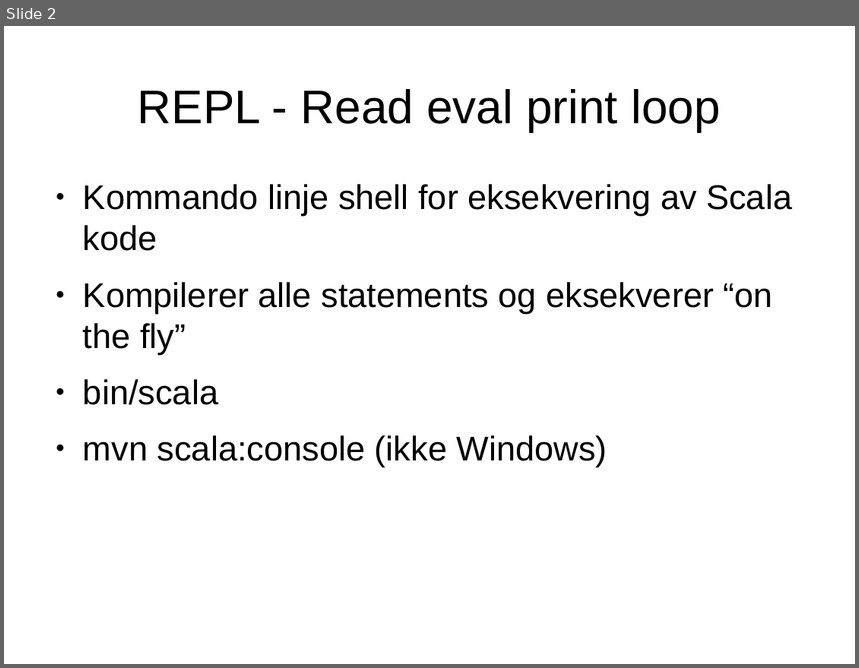
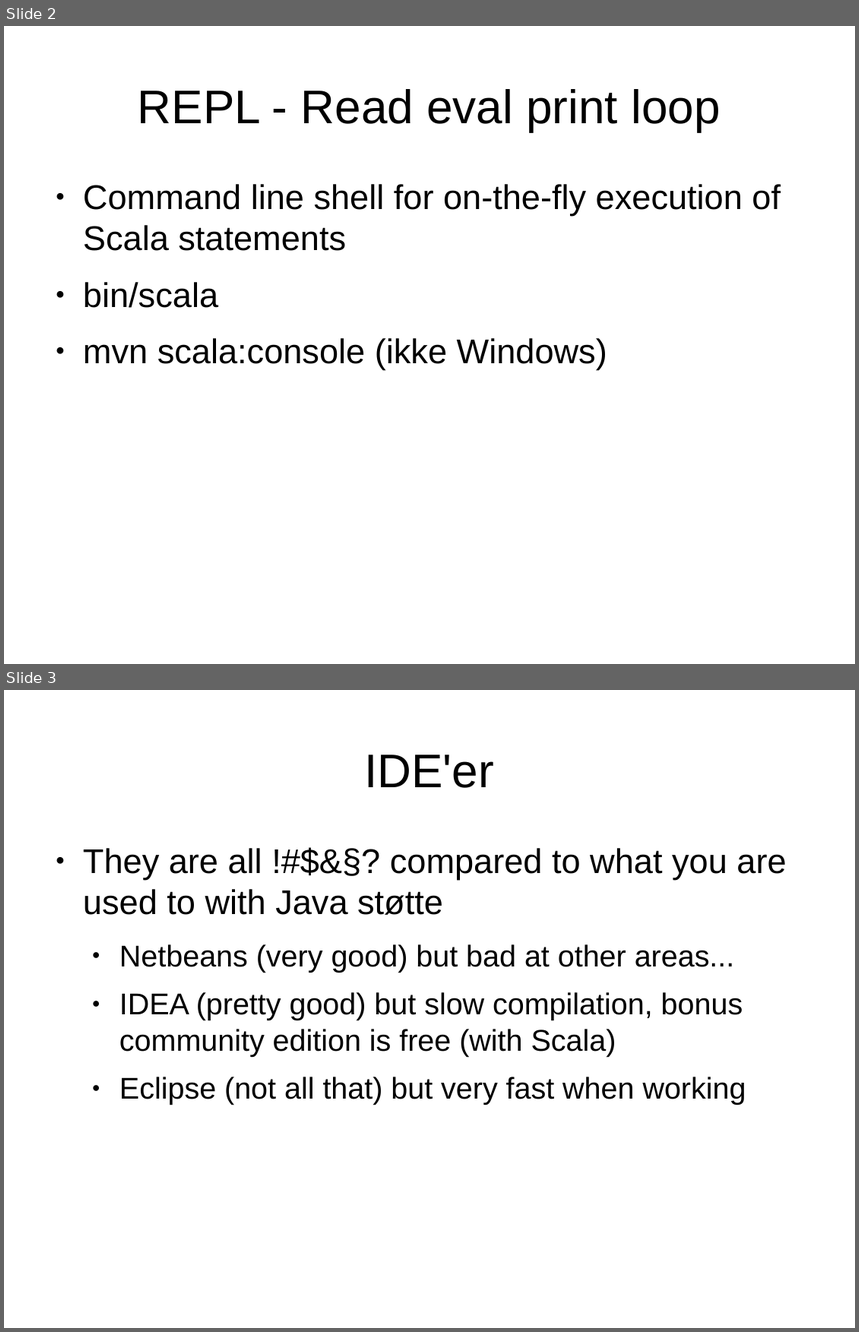
Before and after one commit to javaBin/scala-training-slides, a slide deck: 1.3 - tools_og_repl.odp. Shown one above the other, each under a label of ours: slide 2 before the commit, slides 2 and 3 after it. The pictures are 859x668 and 859x1332 pixels, drawn with LibreOffice and Linux fonts; fonts in the diff are those of the drawing; background and template pictures are left out. Boxes give left, top, right and bottom in pixels: in the first picture for what was removed or moved away, otherwise in the second. Text is boxed around its words. In the diff, an @@ line names an element or a change of style, - is before the commit and + after.

```diff
--- a/1.3 - tools_og_repl.odp
+++ b/1.3 - tools_og_repl.odp
@@ slide 3 added at (4, 690, 855, 1328), background #FFFFFF @@
@@ title added at (365, 755, 494, 788), 44 pt, text #000000 @@
+IDE'er
@@ text added at (83, 848, 786, 1105), 28 pt, text #000000 @@
+● They are all !#$&§? compared to what you are used to with Java støtte
+  ● Netbeans (very good) but bad at other areas...
+  ● IDEA (pretty good) but slow compilation, bonus community edition is free (with Scala)
+  ● Eclipse (not all that) but very fast when working
@@ slide 2 changed as well @@
@@ text at (83, 184, 781, 251): text changed @@
-● Kommando linje shell for eksekvering av Scala kode
-● Kompilerer alle statements og eksekverer “on the fly”
+● Command line shell for on-the-fly execution of Scala statements
```
Also in this commit, not shown: 2 other slides changed, 1 slide removed.
